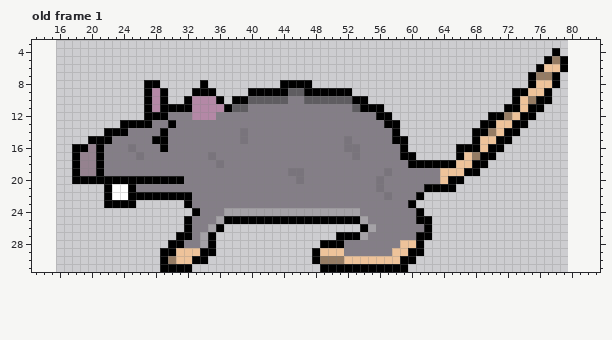
Pixel-art file -- AseSpriteSprites/RataBase.aseprite. The picture above was drawn from the file before the commit.
64x32 pixels, 1 frame. Shown: old frame 1: x 13..83, y 3..31. The old version is drawn lined up with the new one, on the new canvas. The commit also changed other frames, which this record leaves out.
After the commit:
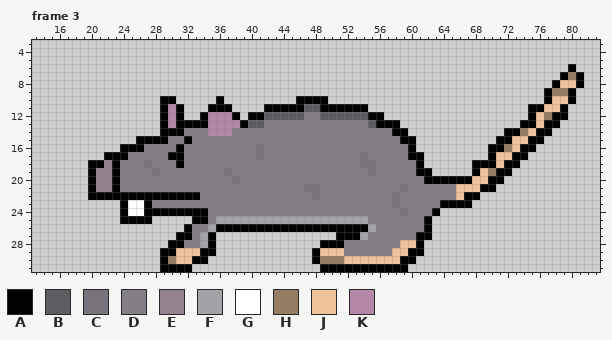
Palette (. is transparent): A #000000  B #5f5d61  C #79747c  D #847e87  E #95828f  F #a5a2a7  G #ffffff  H #957c64  J #eec39a  K #b488a6
A new or re-ordered frame is compared with the old frame closest to it.
Changes in this commit:
canvas 64x32 -> 96x32, the old top-left corner now at 16,0
frames 1 -> 6
--- frame 3 is new; against old frame 1
@@ x 13..83 @@
  3 .......................................................................
- 4 .................................................................A.....
- 5 ................................................................AHA....
- 6 ...............................................................AJJA....
- 7 ..............................................................AHHA.....
- 8 ..............AA.....A.........AAAA...........................AJJA.....
- 9 ..............AKA...AAA....AAAAABBAAAAAA....................AAJJA......
-10 ..............AKA..AKKKA.AABBBBBDDBBBBBBAA..................AJHAA......
-11 ..............AKAAAAKKKKABBDDDDDDDDDDDDDBAAA...............AAJAA.......
-12 ..............AAADDDKKKDDDDDDDDDDDDDDDDDDDDAA............AAHJAA........
-13 ...........AAAADDADDDDDDDDDDDDDDDDDDDDDDDDDDAA..........AAJJAA.........
-14 .........AAADDDDADDDDDDDDDCDDDDDDDDDDDDDDDDDDA.........AAHJAA..........
-15 .......AAADDDDDAADDDDDDDDDCDDDDDDDDDDDDCDDDDDAA........AJJAA...........
-16 .....AAEADDDCDDDADDDDDDDDDDDDDDDDDDDDDDCCDDDDDA......AAAJAA............
-17 .....AEEADDDDCDDDDDDDDCDDDDDDDDDDDDDDDDDCDDDDDAA.....AJHAA.............
-18 .....AEEADDDDDDDDDDDDDDCDDDDDDDDDDDDDDDDDDDDDDDAAAAAAJJAA..............
-19 .....AEEADDDDDDDDDDDDDDDDDDDDDDDCCDDDDDDDDDDCDDDDDDJJJAA...............
-20 .....AAAAAAAAAAAAAADDDDDDDDDDDDDDCDDDDDDDDDCDDDDDDDJAA.................
-21 .........AGGADDDDDDDDDDDDDDDDDDDDDDDDDDDDDDCDDDDDAAAA..................
-22 .........AGGAAAAAAAADDDDDDDDDDDDDDDDDDDDDDDDCDDDA......................
-23 .........AAAA......ADDDDDDDDDDDDDDDDDDDDDDDDDDDA.......................
-24 ....................ADDDFFFFFFFFFFFFFFFFFDDDDDDDA......................
-25 ...................ADDDFAAAAAAAAAAAAAAAAAFDDDDDDAA.....................
-26 ...................ADDFA.................AFDDDDDDA.....................
+ 4 .......................................................................
+ 5 .......................................................................
+ 6 ...................................................................A...
+ 7 ..................................................................AHA..
+ 8 .................................................................AJJA..
+ 9 ................................................................AHHA...
+10 ................AA.....A.........AAAA...........................AJJA...
+11 ................AKA...AAA....AAAAABBAAAAAA....................AAJJA....
+12 ................AKA..AKKKA.AABBBBBDDBBBBBBAA..................AJHAA....
+13 ................AKAAAAKKKKABBDDDDDDDDDDDDDBAAA...............AAJAA.....
+14 ................AAADDDKKKDDDDDDDDDDDDDDDDDDDDAA............AAHJAA......
+15 .............AAAADDADDDDDDDDDDDDDDDDDDDDDDDDDDAA..........AAJJAA.......
+16 ...........AAADDDDADDDDDDDDDCDDDDDDDDDDDDDDDDDDA.........AAHJAA........
+17 .........AAADDDDDAADDDDDDDDDCDDDDDDDDDDDDCDDDDDAA........AJJAA.........
+18 .......AAEADDDCDDDADDDDDDDDDDDDDDDDDDDDDDCCDDDDDA......AAAJAA..........
+19 .......AEEADDDDCDDDDDDDDCDDDDDDDDDDDDDDDDDCDDDDDAA.....AJHAA...........
+20 .......AEEADDDDDDDDDDDDDDCDDDDDDDDDDDDDDDDDDDDDDDAAAAAAJJAA............
+21 .......AEEADDDDDDDDDDDDDDDDDDDDDDDCCDDDDDDDDDDCDDDDDDJJJAA.............
+22 .......AAAAAAAAAAAAAADDDDDDDDDDDDDDCDDDDDDDDDCDDDDDDDJAA...............
+23 ...........AGGADDDDDDDDDDDDDDDDDDDDDDDDDDDDDDCDDDDDAAAA................
+24 ...........AGGAAAAAAAADDDDDDDDDDDDDDDDDDDDDDDDCDDDA....................
+25 ...........AAAA.....AADFFFFFFFFFFFFFFFFFFFDDDDDDDA.....................
+26 ...................ADDFAAAAAAAAAAAAAAAAAAAFDDDDDDA.....................
 27 ..................AADFA...............AAAFDDDDDDAA.....................
Boxes around the changes in both pictures, in picture pixels (x1, y1, x2, y2):
changed: (72, 48, 584, 232)
